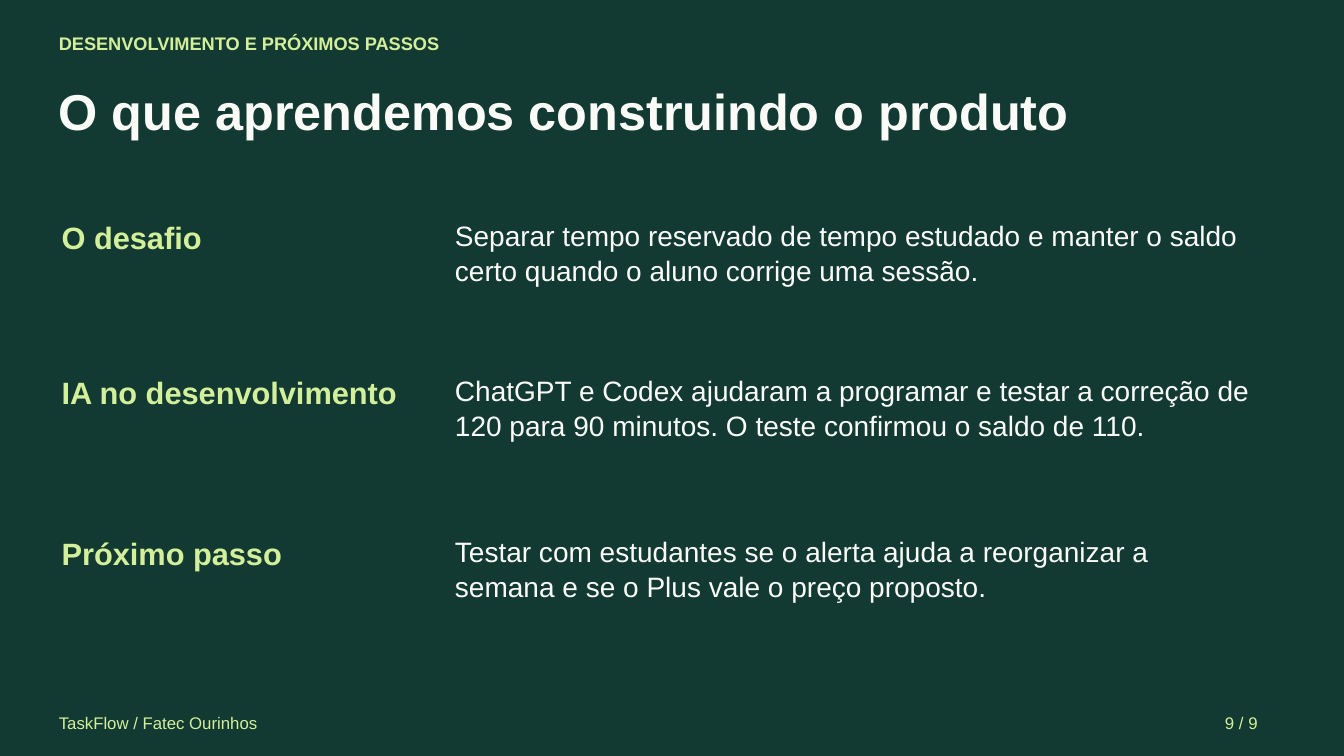
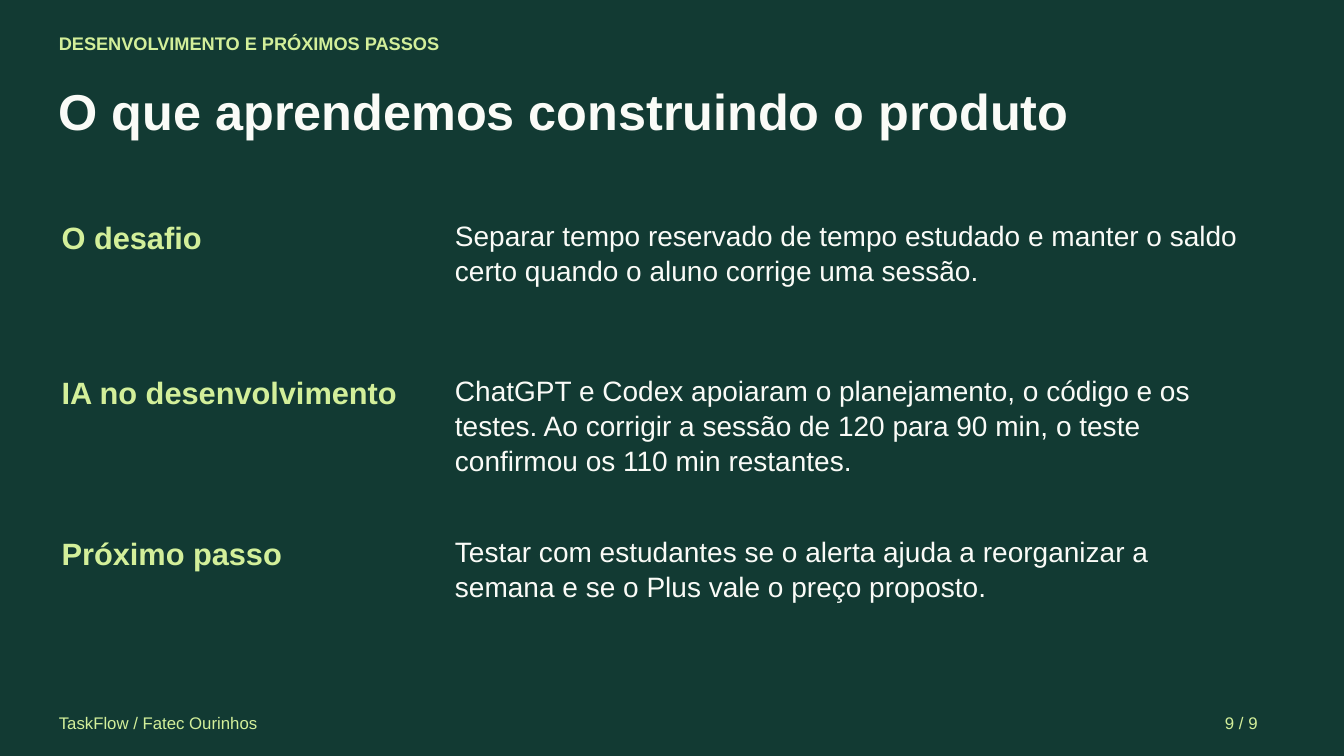
Before and after one commit to Guilherme2846/TaskFlow, a slide deck: slide 9 of docs/TaskFlow_Apresentacao.pptx. Drawn at 1344x756 pixels with LibreOffice and Linux fonts; fonts in the diff are those of the drawing. Boxes give left, top, right and bottom in pixels: in the first picture for what was removed or moved away, otherwise in the second. Text is boxed around its words. In the diff, an @@ line names an element or a change of style, - is before the commit and + after.

Commit message:
Prepara roteiro de cinco minutos e relatório final da atividade

```diff
--- a/docs/TaskFlow_Apresentacao.pptx
+++ b/docs/TaskFlow_Apresentacao.pptx
@@ text at box(455, 380, 1190, 406): text changed @@
-ChatGPT e Codex ajudaram a programar e testar a correção de
+ChatGPT e Codex apoiaram o planejamento, o código e os
@@ text at box(455, 415, 1140, 441): text changed @@
-120 para 90 minutos. O teste confirmou o saldo de 110.
+testes. Ao corrigir a sessão de 120 para 90 min, o teste
@@ text added at box(455, 450, 852, 472), 20 pt, text #FAFBF7 @@
+confirmou os 110 min restantes.
```
Also in this commit, not shown: 2 other slides changed, 2 other files.
